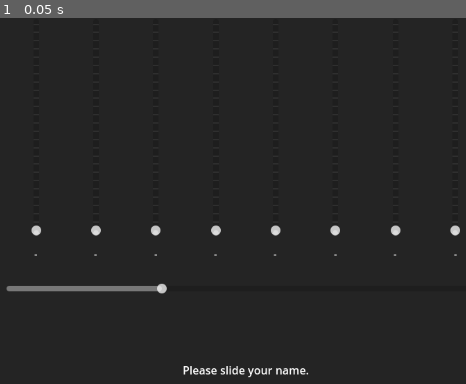
Above: before the commit, frame 1.
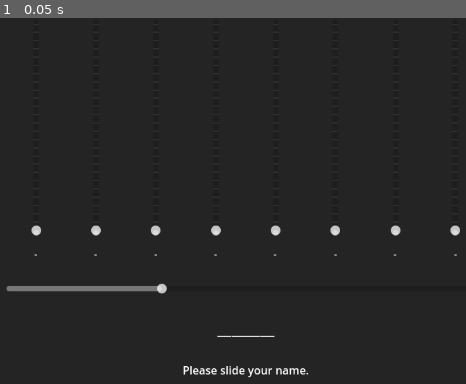
Above: after the commit, the same moment.

Repository: Swarkin/Godot-NameSlider
Game: Godot game, scene res://main.tscn
Same seed, same stepped clock (60 frames per second), same inputs: the game is played once before the commit and once after it.
Inputs:
- Up to frame 1 (0.05 s): no input

The runs differ from the first frame. In frame 1, less than 0.1% of the frame differs, in the area x 46-60%, y 86-88%.

Commit message:
Handle edge-case

Diff:
--- a/name_slider.gd
+++ b/name_slider.gd
@@ -29,4 +29,4 @@
 			instance.slider.value_changed.connect(_on_slider_changed.bind(slider_container.get_child_count()))
 			slider_container.add_child(instance)
 
-	result_label.text = result_label.text.left(value)
+	result_label.text = result_label.text.left(value).rpad(value, '_')
